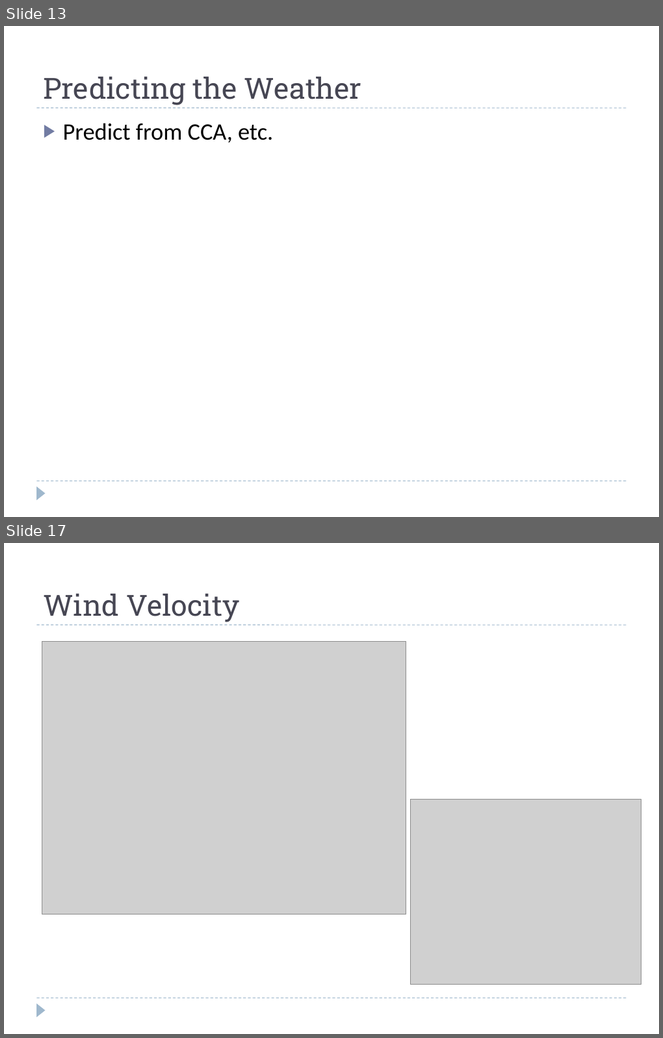
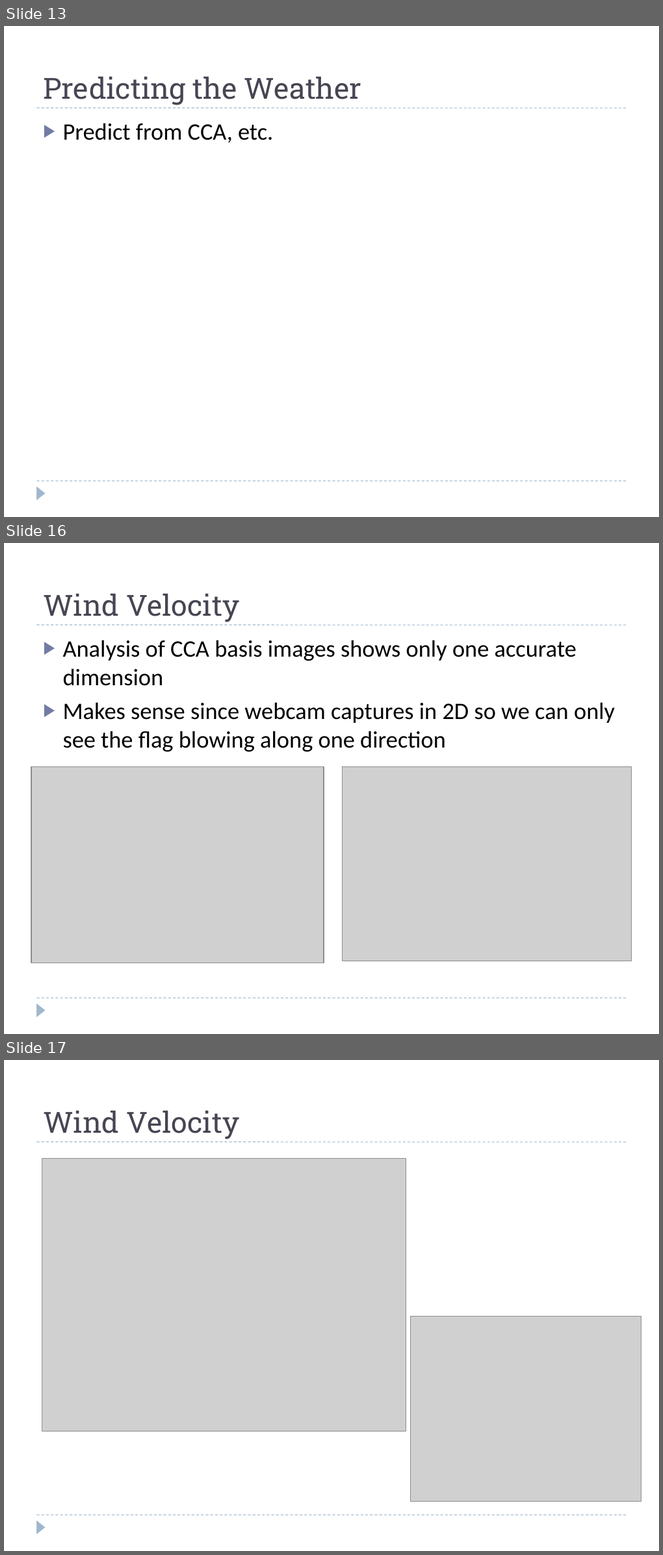
Before and after one commit to rspeyer/rzs-thesis, a slide deck: thesis-defense.pptx. Shown one above the other, each under a label of ours: slides 13 and 17 before the commit, slides 13, 16 and 17 after it; the slides between them are not shown. The pictures are 663x1038 and 663x1555 pixels, drawn with LibreOffice and Linux fonts; fonts in the diff are those of the drawing; grey boxes stand for pictures. Boxes give left, top, right and bottom in pixels: in the first picture for what was removed or moved away, otherwise in the second. Text is boxed around its words. In the diff, an @@ line names an element or a change of style, - is before the commit and + after.

```diff
--- a/thesis-defense.pptx
+++ b/thesis-defense.pptx
@@ slide 16 added at <box>4,543,659,1034</box>, background #FFFFFF; not listed: 3 template elements that a slide beside it also shows @@
@@ title added at <box>43,594,239,622</box>, 32 pt, text #464653 @@
+Wind Velocity
@@ text added at <box>63,640,615,752</box>, 26 pt, text #000000 @@
+▶ Analysis of CCA basis images shows only one accurate dimension
+▶ Makes sense since webcam captures in 2D so we can only see the flag blowing along one direction
@@ picture added at <box>31,767,324,964</box> @@
@@ picture added at <box>343,767,633,962</box> @@
```
Also in this commit, not shown: 3 slides changed, 1 slide removed, 13 other files.
